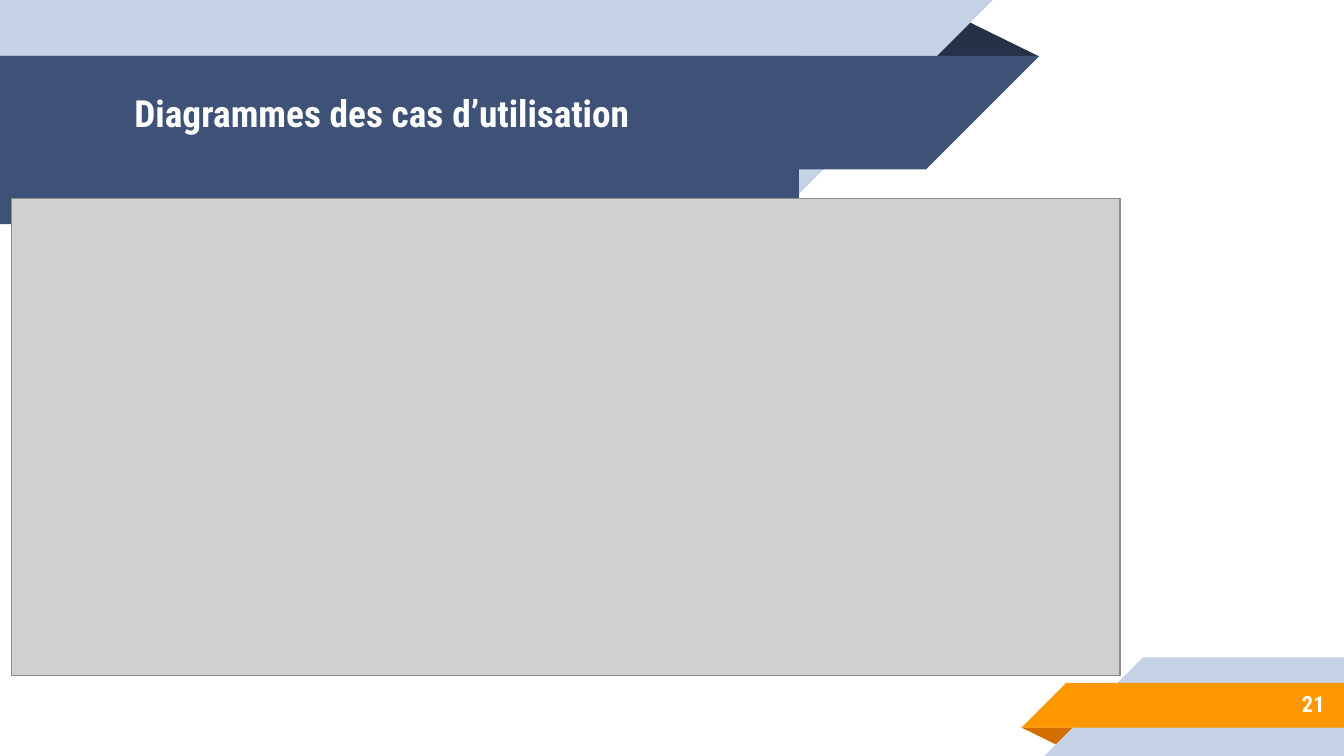
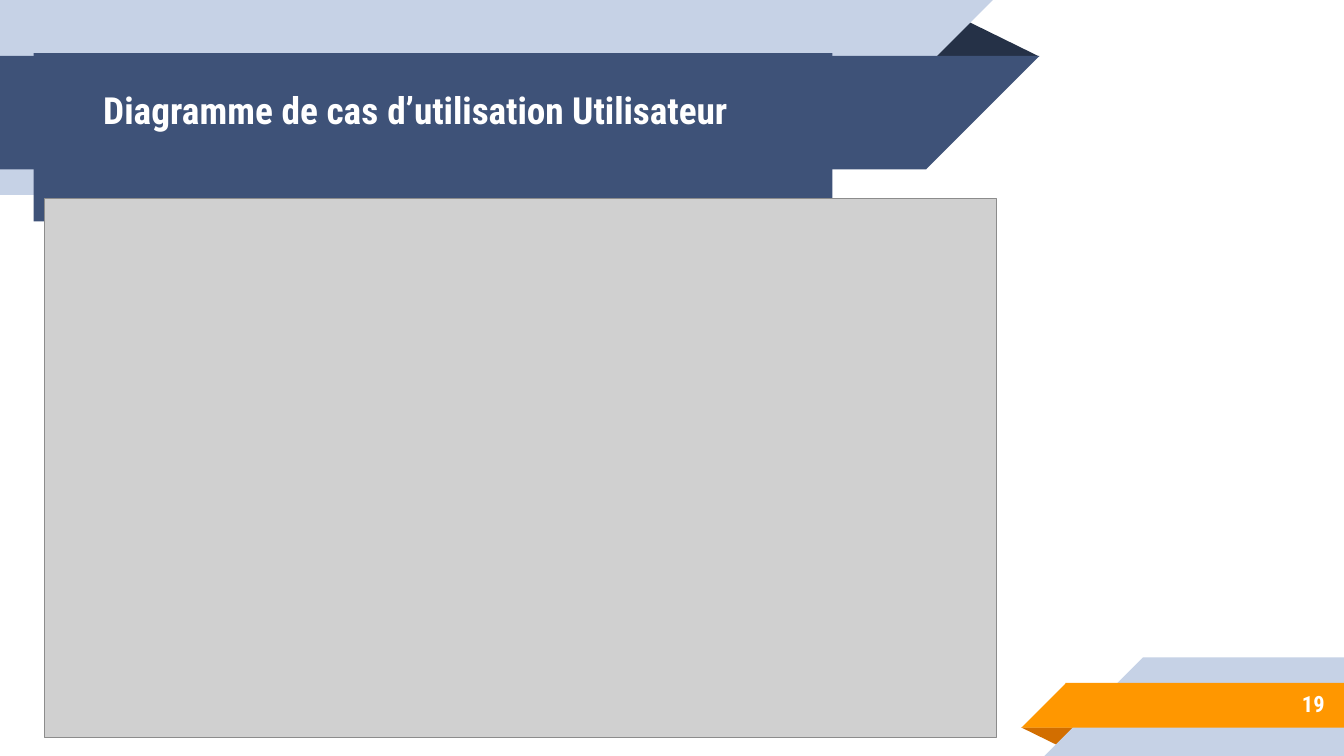
Before and after one commit to hosnidotech123/dashboard_pfe, a slide deck: slide 19 of stage pfe.pptx (slide 21 before the commit). Drawn at 1344x756 pixels with LibreOffice and Linux fonts; fonts in the diff are those of the drawing; grey boxes stand for pictures. Boxes give left, top, right and bottom in pixels: in the first picture for what was removed or moved away, otherwise in the second. Text is boxed around its words. In the diff, an @@ line names an element or a change of style, - is before the commit and + after.

```diff
--- a/stage pfe.pptx
+++ b/stage pfe.pptx
@@ title "Diagramme de cas d’utilisation Utilisateur": place and size @@
-title "Diagramme de cas d’utilisation Utilisateur" at bbox=[0, 56, 798, 169]
+title "Diagramme de cas d’utilisation Utilisateur" at bbox=[34, 54, 832, 133]
@@ title at bbox=[103, 96, 727, 132]: text changed @@
-Diagrammes des cas d’utilisation
+Diagramme de cas d’utilisation Utilisateur
@@ picture: place and size @@
-picture at bbox=[11, 199, 1120, 676]
+picture at bbox=[44, 199, 996, 738]
@@ page number at bbox=[1302, 696, 1325, 712]: text changed @@
-21
+19
```
Also in this commit, not shown: 18 other slides changed, 7 slides added, 11 slides removed, 4 other files.
